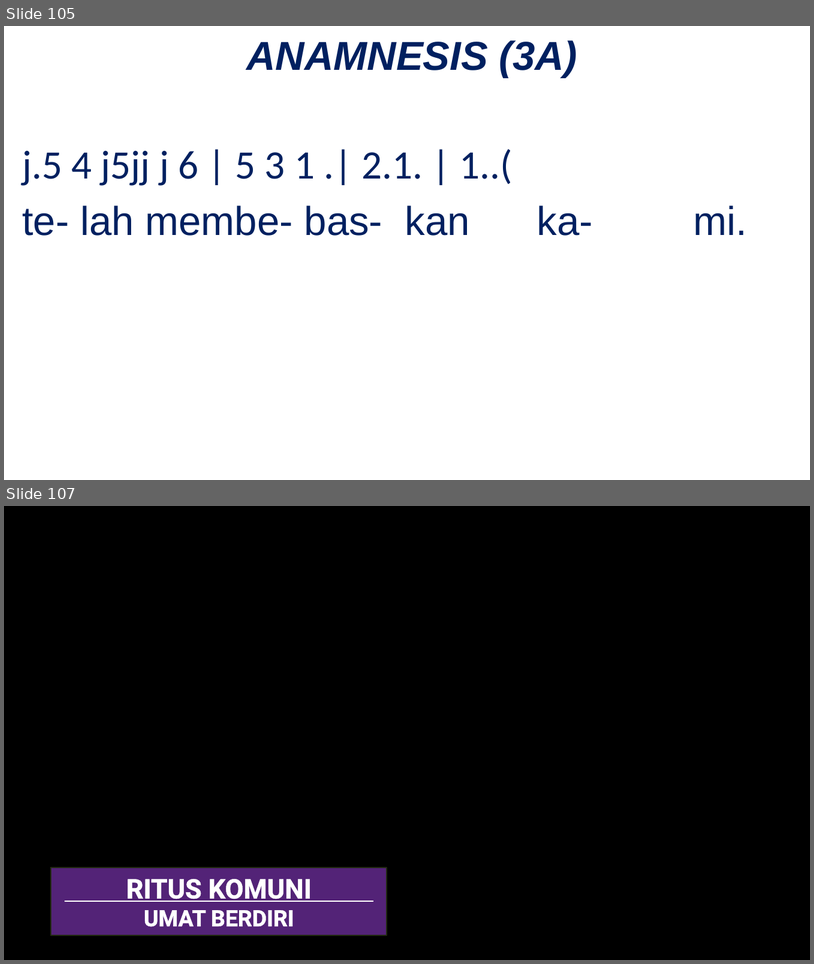
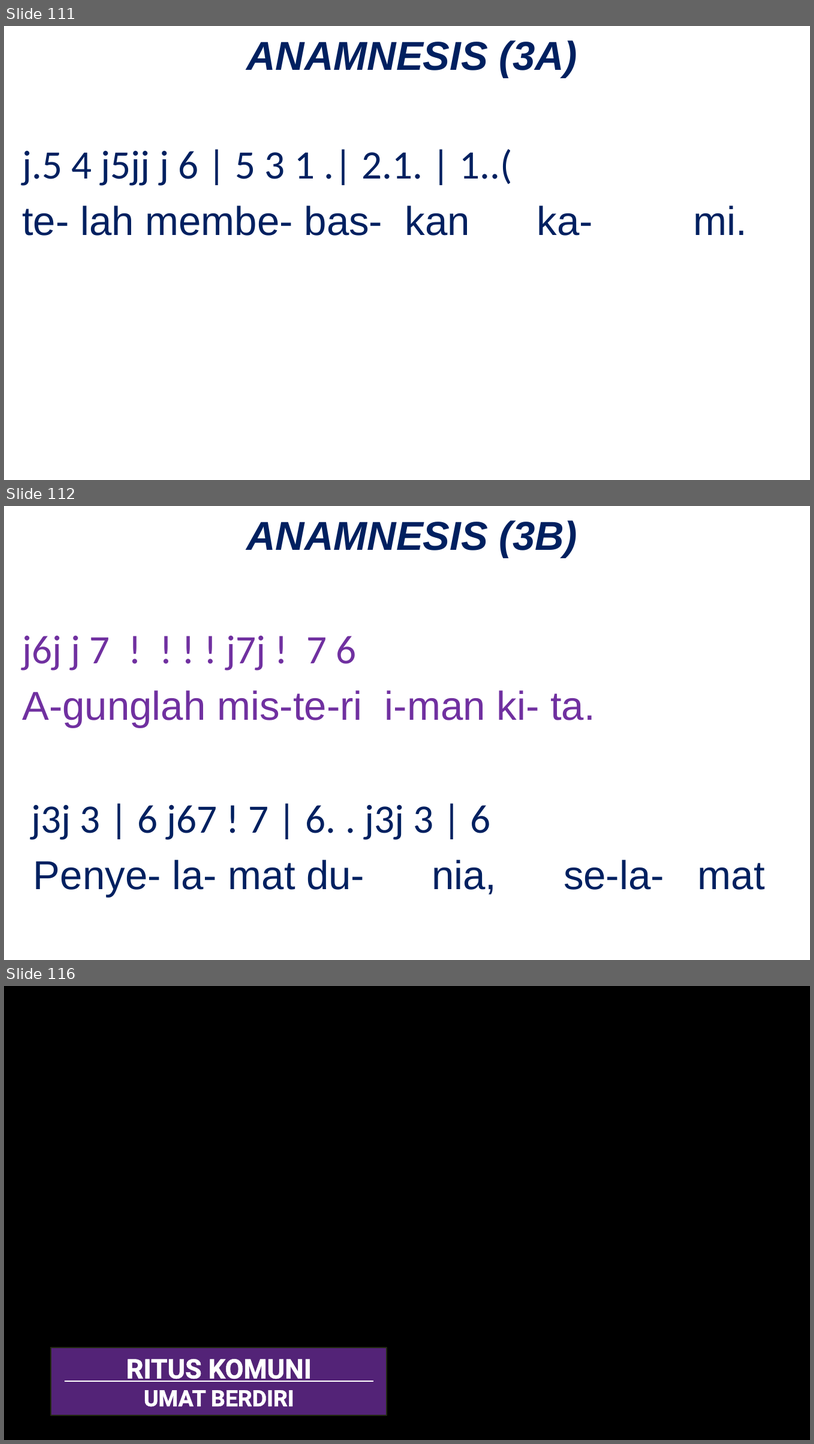
Before and after one commit to JasonEvan/Mikael-PPT-Maker, a slide deck: app/template/Template_PPT_OBS_Ungu.pptx. Shown one above the other, each under a label of ours: slides 105 and 107 before the commit, slides 111, 112 and 116 after it; the slides between them are not shown. The pictures are 814x964 and 814x1444 pixels, drawn with LibreOffice and Linux fonts; fonts in the diff are those of the drawing; background and template pictures are left out. Boxes give left, top, right and bottom in pixels: in the first picture for what was removed or moved away, otherwise in the second. Text is boxed around its words. In the diff, an @@ line names an element or a change of style, - is before the commit and + after.

Commit message:
feat: add anamnesis that dynamically chosen based on docx on OBS template

```diff
--- a/app/template/Template_PPT_OBS_Ungu.pptx
+++ b/app/template/Template_PPT_OBS_Ungu.pptx
@@ slide 112 added at (4,506,810,960), background picture (left out) @@
@@ text added at (22,520,765,897), 36 pt, text #002060 @@
+ANAMNESIS (3B)
+j6j j 7 ! ! ! ! j7j ! 7 6
+A-gunglah mis-te-ri i-man ki- ta.
+j3j 3 | 6 j67 ! 7 | 6. . j3j 3 | 6
+Penye- la- mat du- nia, se-la- mat
@@ what was slide 105 is now slide 111 @@
@@ what was slide 107 is now slide 116 @@
```
Also in this commit, not shown: 8 other slides added, 5 other files.
